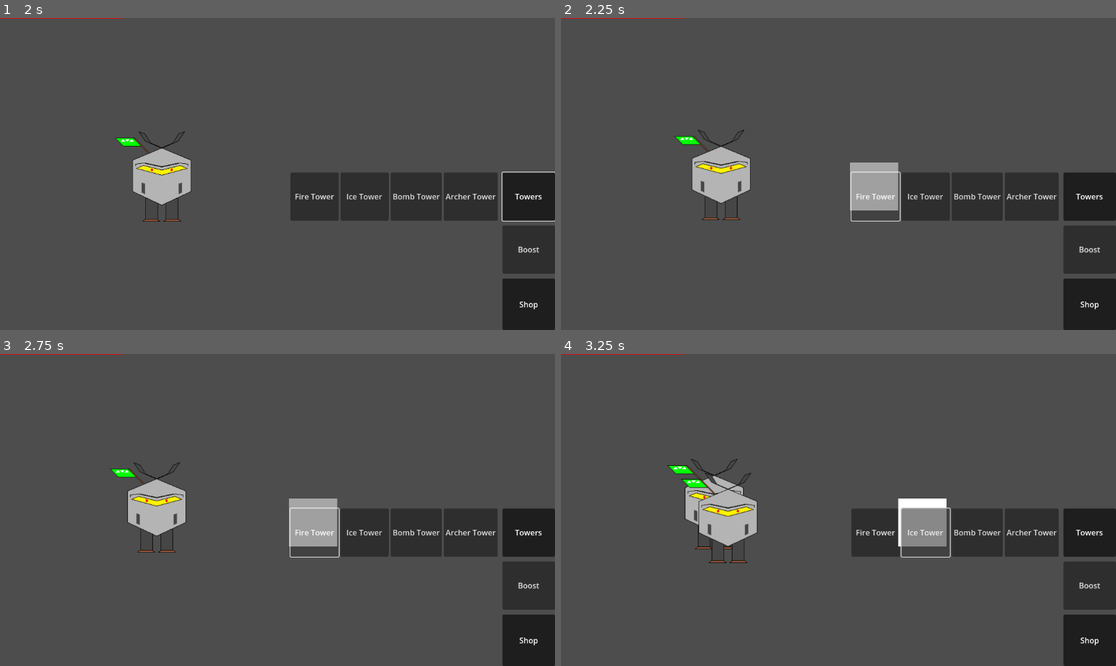
Above: before the commit, frames 1-4 (two rows, left to right).
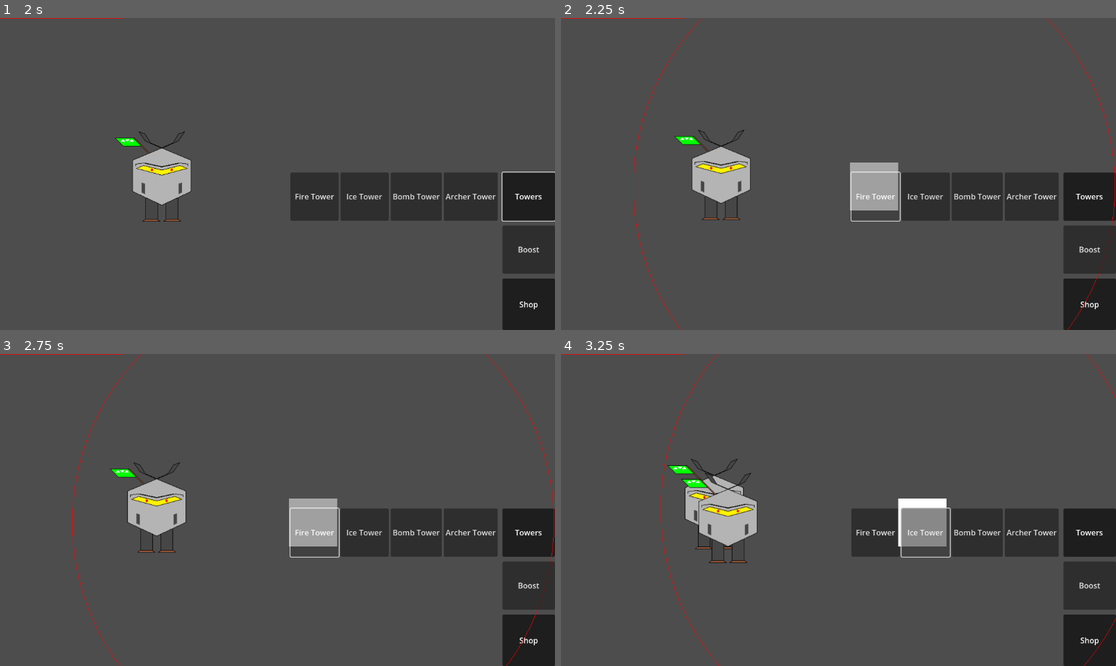
Above: after the commit, the same moments.

Repository: m-conti/melonjam2023
Game: Godot game, scene res://map.tscn
The game is run twice, just before and just after one commit, with the same random seed, the same clock (stepped at 60 frames per second) and the same inputs.
Inputs:
- Up to frame 1 (2 s): click "Shop" at 0.5 s; click "Towers" at 1.25 s
- Up to frame 2 (2.25 s): click "Fire Tower" at 2 s
- Up to frame 3 (2.75 s): no input
- Up to frame 4 (3.25 s): click "Ice Tower" at 2.75 s

Frame 1 is identical in both runs. In frame 2, 0.3% of the frame differs, in the area x 13-100%, y 0-100%; in frame 3, 0.3%; in frame 4, 0.2%.

Commit message:
add class player

Diff:
--- /dev/null
+++ b/Entities/Player.gd
@@ -0,0 +1,6 @@
+extends Node
+class_name Player
+
+
+@export var hp: int = 1000
+@export var gold: int = 500
--- a/Entities/Tower.gd
+++ b/Entities/Tower.gd
@@ -6,6 +6,7 @@
 @onready var timer: Timer = $Timer
 @export var attacking_type: EAttackingType
 @onready var map: Map = find_parent("Map")
+@export var price: int = 100
 
 
 signal has_been_placed(pos: Vector2i)
@@ -81,6 +82,7 @@
 	if not can_be_placed(pos):
 		return
 
+	modulate = Color.WHITE
 	map.grid[pos.x][pos.y] = self
 	has_been_placed.emit(pos)
 	timer.start(attack_cooldown)
--- a/HUD/Buttons/ShopButton.gd
+++ b/HUD/Buttons/ShopButton.gd
@@ -28,8 +28,27 @@
 
 	ghost_tower.visible = true
 	ghost_tower.global_position = map.tilemap.map_to_local(mouse_pos)
+	queue_redraw()
 
-	if Input.is_mouse_button_pressed(MOUSE_BUTTON_LEFT):
-		ghost_tower.modulate = Color.WHITE
-		ghost_tower.place_tower(mouse_pos)
-		ghost_tower = null
+
+func _input(event):
+	if ghost_tower == null:
+		return
+
+	if event is InputEventMouseButton:
+		if event.button_index == MOUSE_BUTTON_LEFT:
+			ghost_tower.place_tower(map.tilemap.local_to_map(event.position))
+			ghost_tower = null
+
+		elif event.button_index == MOUSE_BUTTON_RIGHT:
+			ghost_tower.queue_free()
+			ghost_tower = null
+
+		queue_redraw()
+
+
+func _draw():
+	if ghost_tower == null:
+		return
+
+	draw_arc(ghost_tower.position, ghost_tower.get_node("Area2D/CollisionShape2D").shape.radius, 0., TAU, 100, Color.RED)
--- a/Towers/ArcherTower.tscn
+++ b/Towers/ArcherTower.tscn
@@ -6,3 +6,4 @@
 [node name="tower" instance=ExtResource("1_6unlv")]
 script = ExtResource("2_iq0s0")
 damage = 7
+attack_cooldown = 0.4
